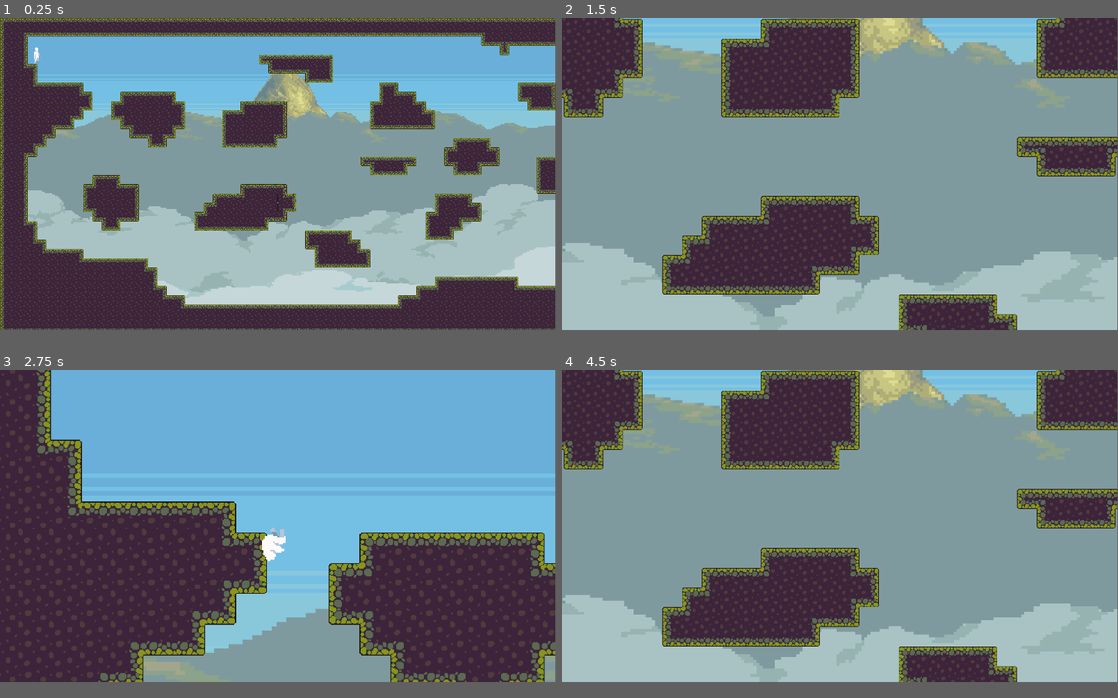
Above: before the commit, frames 1-4 (two rows, left to right).
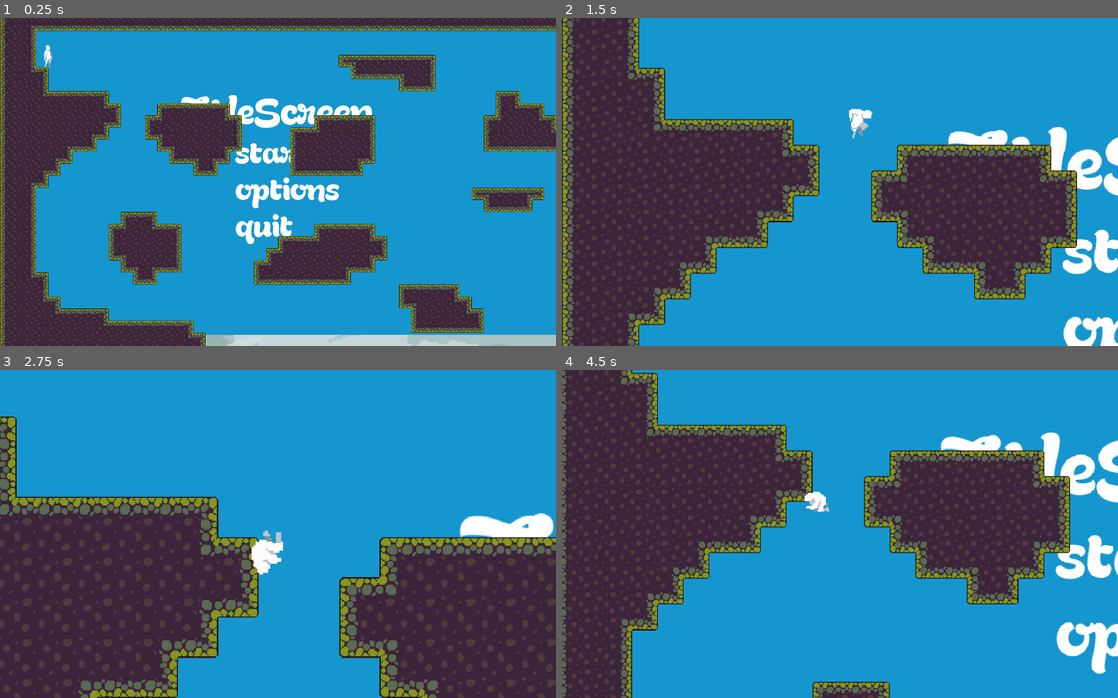
Above: after the commit, the same moments.

Repository: F1nny23/PlatformGame-main
Game: Godot game, scene res://World2.tscn
Two runs of this game, one before a commit and one after it. Both use one fixed random seed, a clock stepped at 60 frames per second and the inputs below. The project has no main scene, so this scene is started directly.
Inputs:
- Up to frame 1 (0.25 s): no input
- Up to frame 2 (1.5 s): tap Enter (ui_accept) at 0.5, 0.77 s; hold Right (ui_right) from 0.53 s (still down); tap Ctrl (zoom) at 0.6, 1.35 s
- Up to frame 3 (2.75 s): tap Enter (ui_accept) at 1.52 s; release Right (ui_right) at 2.03 s; hold Left (ui_left) from 2.03 s (still down); tap Ctrl (zoom) at 2.1 s
- Up to frame 4 (4.5 s): release Left (ui_left) at 2.78 s; hold Right (ui_right) 2.78-4.28 s; tap Ctrl (zoom) at 2.85, 3.6, 4.35 s; tap Enter (ui_accept) at 3.02, 3.77 s; hold Left (ui_left) from 4.28 s (still down)
In our replay, the window is 799x449 before the commit and 800x472 after it. These sizes can differ from the game's own. Grey fills any space a smaller window leaves; there, only what the larger window draws over its background counts as a difference.

The runs differ from the first frame. In frame 1, 87% of the frame differs, in the area x 0-100%, y 0-100%; in frame 2, 92%; in frame 3, 68%; in frame 4, 92%.

Commit message:
title screen
started title screen

Diff:
--- a/Camera2D.gd
+++ b/Camera2D.gd
@@ -1,6 +1,6 @@
 extends Camera2D
 
-var target = null
+onready var target = owner.get_node("player")
 var zoomed = false
 var center = Vector2.ZERO
 
@@ -11,7 +11,7 @@
 func _process(delta):
 	if Input.is_action_just_pressed("zoom"):
 		if zoomed:
-			target = null
+			target = owner.get_node("player")
 			zoomed = false
 		else:
 			target = owner.get_node("player")
@@ -22,6 +22,8 @@
 		zoom = zoom.move_toward(Vector2(0.3, 0.3), .03)
 		position = position.move_toward(target.global_position, 1000)
 
+
 	else:
 		zoom = zoom.move_toward(Vector2(1,1), 0.03)
-		position = position.move_toward(center, 1000)
+		position = position.move_toward(target.global_position, 1000)
+		position.y = center.y
--- /dev/null
+++ b/ColorRect.gd
@@ -0,0 +1,2 @@
+$Tween.interpolate_property($ColorRect,"color",$ColorRect.color,Color.red,2,Tween.TRANS_LINEAR)
+$Tween.start()
--- /dev/null
+++ b/MainMenu.gd
@@ -0,0 +1,22 @@
+extends MarginContainer
+onready var selector_one = $CenterContainer/VBoxContainer/CenterContainer2/VBoxContainer/CenterContainer/HBoxContainer/Selector
+onready var selector_two = $CenterContainer/VBoxContainer/CenterContainer2/VBoxContainer/CenterContainer2/HBoxContainer/Selector
+onready var selector_three = $CenterContainer/VBoxContainer/CenterContainer2/VBoxContainer/CenterContainer3/HBoxContainer/Selector
+
+var current_selection = 0
+
+func _ready():
+	set_current_selection(0)
+
+
+
+func set_current_selection(_current_selection):
+	selector_one.text = ""
+	selector_two.text = ""
+	selector_three.text = ""
+	if current_selection == 0:
+		selector_one.text = ">"
+	elif current_selection == 0:
+		selector_two.text = ">"
+	elif current_selection == 0:
+		selector_three.text = ">"
--- /dev/null
+++ b/MainMenu.tres
@@ -0,0 +1,7 @@
+[gd_resource type="DynamicFont" load_steps=2 format=2]
+
+[ext_resource path="res://Fonts/Gready_PERSONAL_USE_ONLY-Regular.otf" type="DynamicFontData" id=1]
+
+[resource]
+size = 100
+font_data = ExtResource( 1 )
--- /dev/null
+++ b/MainMenu.tscn
@@ -0,0 +1,122 @@
+[gd_scene load_steps=5 format=2]
+
+[ext_resource path="res://Fonts/Gready_PERSONAL_USE_ONLY-Regular.otf" type="DynamicFontData" id=1]
+[ext_resource path="res://MainMenu.gd" type="Script" id=2]
+[ext_resource path="res://MainMenu.tres" type="DynamicFont" id=3]
+
+[sub_resource type="DynamicFont" id=1]
+size = 80
+font_data = ExtResource( 1 )
+
+[node name="MainMenu" type="MarginContainer"]
+anchor_right = 1.0
+anchor_bottom = 1.0
+script = ExtResource( 2 )
+__meta__ = {
+"_edit_use_anchors_": false
+}
+
+[node name="ColorRect" type="ColorRect" parent="."]
+margin_right = 1920.0
+margin_bottom = 1080.0
+color = Color( 0.0901961, 0.592157, 0.811765, 1 )
+
+[node name="CenterContainer" type="CenterContainer" parent="."]
+margin_right = 1920.0
+margin_bottom = 1080.0
+
+[node name="VBoxContainer" type="VBoxContainer" parent="CenterContainer"]
+margin_left = 707.0
+margin_top = 337.0
+margin_right = 1212.0
+margin_bottom = 743.0
+
+[node name="CenterContainer" type="CenterContainer" parent="CenterContainer/VBoxContainer"]
+margin_right = 505.0
+margin_bottom = 115.0
+
+[node name="Label" type="Label" parent="CenterContainer/VBoxContainer/CenterContainer"]
+margin_right = 505.0
+margin_bottom = 115.0
+custom_fonts/font = ExtResource( 3 )
+text = "TitleScreen"
+
+[node name="CenterContainer2" type="CenterContainer" parent="CenterContainer/VBoxContainer"]
+margin_top = 119.0
+margin_right = 505.0
+margin_bottom = 406.0
+
+[node name="VBoxContainer" type="VBoxContainer" parent="CenterContainer/VBoxContainer/CenterContainer2"]
+margin_left = 88.0
+margin_right = 416.0
+margin_bottom = 287.0
+
+[node name="CenterContainer" type="CenterContainer" parent="CenterContainer/VBoxContainer/CenterContainer2/VBoxContainer"]
+margin_right = 328.0
+margin_bottom = 93.0
+
+[node name="HBoxContainer" type="HBoxContainer" parent="CenterContainer/VBoxContainer/CenterContainer2/VBoxContainer/CenterContainer"]
+margin_right = 328.0
+margin_bottom = 93.0
+
+[node name="Selector" type="Label" parent="CenterContainer/VBoxContainer/CenterContainer2/VBoxContainer/CenterContainer/HBoxContainer"]
+margin_right = 27.0
+margin_bottom = 93.0
+rect_min_size = Vector2( 27, 0 )
+custom_fonts/font = SubResource( 1 )
+text = ">"
+
+[node name="option" type="Label" parent="CenterContainer/VBoxContainer/CenterContainer2/VBoxContainer/CenterContainer/HBoxContainer"]
+margin_left = 31.0
+margin_right = 328.0
+margin_bottom = 93.0
+rect_min_size = Vector2( 297, 0 )
+custom_fonts/font = SubResource( 1 )
+text = " start"
+
+[node name="CenterContainer2" type="CenterContainer" parent="CenterContainer/VBoxContainer/CenterContainer2/VBoxContainer"]
+margin_top = 97.0
+margin_right = 328.0
+margin_bottom = 190.0
+
+[node name="HBoxContainer" type="HBoxContainer" parent="CenterContainer/VBoxContainer/CenterContainer2/VBoxContainer/CenterContainer2"]
+margin_right = 328.0
+margin_bottom = 93.0
+
+[node name="Selector" type="Label" parent="CenterContainer/VBoxContainer/CenterContainer2/VBoxContainer/CenterContainer2/HBoxContainer"]
+margin_right = 27.0
+margin_bottom = 93.0
+rect_min_size = Vector2( 27, 0 )
+custom_fonts/font = SubResource( 1 )
+text = ">"
+
+[node name="option" type="Label" parent="CenterContainer/VBoxContainer/CenterContainer2/VBoxContainer/CenterContainer2/HBoxContainer"]
+margin_left = 31.0
+margin_right = 328.0
+margin_bottom = 93.0
+custom_fonts/font = SubResource( 1 )
+text = " options"
+
+[node name="CenterContainer3" type="CenterContainer" parent="CenterContainer/VBoxContainer/CenterContainer2/VBoxContainer"]
+margin_top = 194.0
+margin_right = 328.0
+margin_bottom = 287.0
+
+[node name="HBoxContainer" type="HBoxContainer" parent="CenterContainer/VBoxContainer/CenterContainer2/VBoxContainer/CenterContainer3"]
+margin_right = 328.0
+margin_bottom = 93.0
+
+[node name="Selector" type="Label" parent="CenterContainer/VBoxContainer/CenterContainer2/VBoxContainer/CenterContainer3/HBoxContainer"]
+margin_right = 27.0
+margin_bottom = 93.0
+rect_min_size = Vector2( 27, 0 )
+custom_fonts/font = SubResource( 1 )
+text = ">"
+
+[node name="option" type="Label" parent="CenterContainer/VBoxContainer/CenterContainer2/VBoxContainer/CenterContainer3/HBoxContainer"]
+margin_left = 31.0
+margin_right = 328.0
+margin_bottom = 93.0
+rect_min_size = Vector2( 297, 0 )
+custom_fonts/font = SubResource( 1 )
+text = " quit"
--- a/World2.tscn
+++ b/World2.tscn
@@ -601,6 +601,9 @@
 [node name="Camera2D" type="Camera2D" parent="."]
 position = Vector2( 960, 544 )
 current = true
+limit_left = 0
+limit_right = 4576
+smoothing_enabled = true
 script = ExtResource( 3 )
 
 [node name="player" parent="." instance=ExtResource( 1 )]
@@ -610,9 +613,11 @@
 
 [node name="ParallaxLayer" type="ParallaxLayer" parent="Layer8"]
 position = Vector2( 960, 896 )
+motion_scale = Vector2( 0.8, 1 )
+motion_mirroring = Vector2( 1536, 1 )
 
 [node name="Sprite" type="Sprite" parent="Layer8/ParallaxLayer"]
-position = Vector2( 0, -352 )
+position = Vector2( 32, -352 )
 scale = Vector2( 5, 4.59259 )
 texture = ExtResource( 12 )
 
@@ -620,9 +625,10 @@
 
 [node name="ParallaxLayer" type="ParallaxLayer" parent="Layer7"]
 position = Vector2( 960, 896 )
+motion_scale = Vector2( 0.7, 1 )
 
 [node name="Sprite" type="Sprite" parent="Layer7/ParallaxLayer"]
-position = Vector2( 0, -400 )
+position = Vector2( 32, -384 )
 scale = Vector2( 5, 4.59259 )
 texture = ExtResource( 8 )
 
@@ -630,9 +636,11 @@
 
 [node name="ParallaxLayer" type="ParallaxLayer" parent="Layer6"]
 position = Vector2( 960, 896 )
+motion_scale = Vector2( 0.6, 1 )
+motion_mirroring = Vector2( 1536, 0 )
 
 [node name="Sprite" type="Sprite" parent="Layer6/ParallaxLayer"]
-position = Vector2( 0, -400 )
+position = Vector2( 0, -480 )
 scale = Vector2( 5, 4.59259 )
 texture = ExtResource( 7 )
 
@@ -640,9 +648,11 @@
 
 [node name="ParallaxLayer" type="ParallaxLayer" parent="Layer5"]
 position = Vector2( 960, 896 )
+motion_scale = Vector2( 0.5, 1 )
+motion_mirroring = Vector2( 1536, 0 )
 
 [node name="Sprite" type="Sprite" parent="Layer5/ParallaxLayer"]
-position = Vector2( 0, -400 )
+position = Vector2( 0, -256 )
 scale = Vector2( 5, 4.59259 )
 texture = ExtResource( 9 )
 
@@ -650,9 +660,11 @@
 
 [node name="ParallaxLayer" type="ParallaxLayer" parent="Layer4"]
 position = Vector2( 960, 896 )
+motion_scale = Vector2( 0.4, 1 )
+motion_mirroring = Vector2( 1536, 0 )
 
 [node name="Sprite" type="Sprite" parent="Layer4/ParallaxLayer"]
-position = Vector2( 0, -400 )
+position = Vector2( 32, -384 )
 scale = Vector2( 5, 4.59259 )
 texture = ExtResource( 6 )
 
@@ -660,29 +672,33 @@
 
 [node name="ParallaxLayer" type="ParallaxLayer" parent="Layer3"]
 position = Vector2( 960, 896 )
+motion_scale = Vector2( 0.3, 1 )
+motion_mirroring = Vector2( 1536, 0 )
 
 [node name="Sprite" type="Sprite" parent="Layer3/ParallaxLayer"]
-position = Vector2( 0, -400 )
+position = Vector2( 32, -384 )
 scale = Vector2( 5, 4.59259 )
 texture = ExtResource( 10 )
 
 [node name="Layer2" type="ParallaxBackground" parent="."]
 
 [node name="ParallaxLayer" type="ParallaxLayer" parent="Layer2"]
-position = Vector2( 960, 896 )
+motion_scale = Vector2( 0.2, 1 )
+motion_mirroring = Vector2( 1536, 0 )
 
 [node name="Sprite" type="Sprite" parent="Layer2/ParallaxLayer"]
-position = Vector2( 0, -400 )
+position = Vector2( 992, 480 )
 scale = Vector2( 5, 4.59259 )
 texture = ExtResource( 11 )
 
 [node name="Layer1" type="ParallaxBackground" parent="."]
 
 [node name="ParallaxLayer" type="ParallaxLayer" parent="Layer1"]
-position = Vector2( 960, 896 )
+motion_scale = Vector2( 0.1, 1 )
+motion_mirroring = Vector2( 1536, 0 )
 
 [node name="Sprite" type="Sprite" parent="Layer1/ParallaxLayer"]
-position = Vector2( 0, -400 )
+position = Vector2( 992, 480 )
 scale = Vector2( 5, 4.59259 )
 texture = ExtResource( 13 )
 
--- a/project.godot
+++ b/project.godot
@@ -13,11 +13,17 @@
 config/name="Platform Game-main"
 config/icon="res://Player/icon.png"
 
+[autoload]
+
+MainMenu="*res://MainMenu.tscn"
+
 [display]
 
 window/size/width=1920
 window/size/height=1080
 window/size/fullscreen=true
+window/size/test_width=1471
+window/size/test_height=869
 
 [importer_defaults]
 
